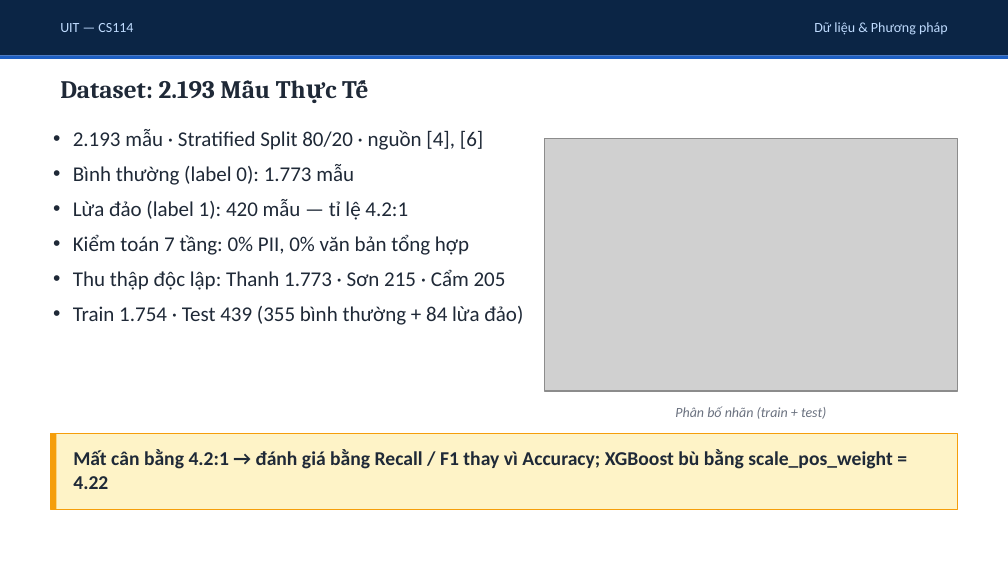
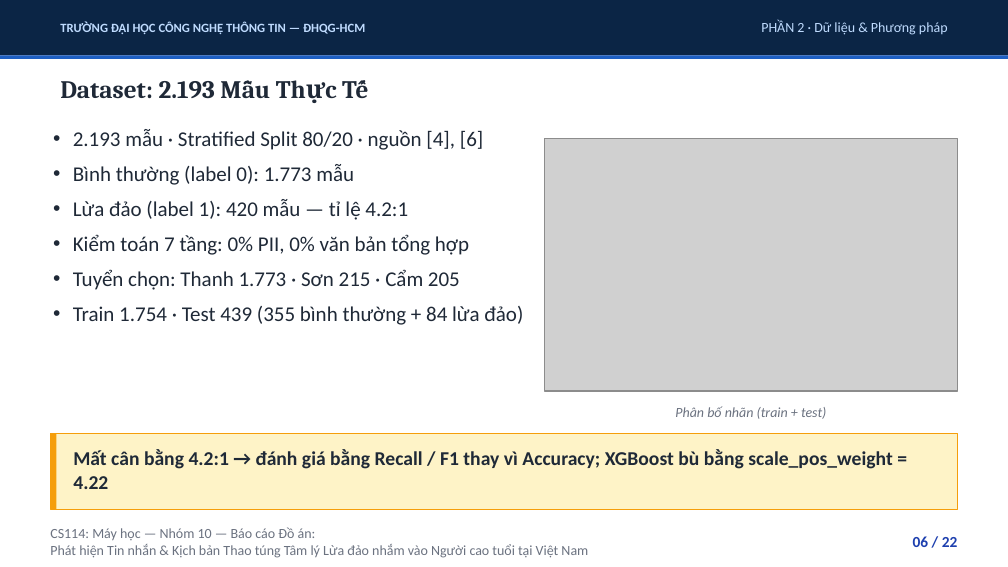
Before and after one commit to uit-25730067-chithanh/CS114-Team10-Elderly-Scam-Detection, a slide deck: slide 6 of draft/scam-detection/reports/slides/phase09_presentation.pptx (slide 5 before the commit). Drawn at 1008x567 pixels with LibreOffice and Linux fonts; fonts in the diff are those of the drawing; grey boxes stand for pictures. Boxes give left, top, right and bottom in pixels: in the first picture for what was removed or moved away, otherwise in the second. Text is boxed around its words. In the diff, an @@ line names an element or a change of style, - is before the commit and + after.

```diff
--- a/draft/scam-detection/reports/slides/phase09_presentation.pptx
+++ b/draft/scam-detection/reports/slides/phase09_presentation.pptx
@@ text at [60, 21, 365, 34]: text changed; size 10 to 9 pt; bold on @@
-UIT — CS114
+TRƯỜNG ĐẠI HỌC CÔNG NGHỆ THÔNG TIN — ĐHQG-HCM
@@ text at [761, 20, 948, 35]: text changed @@
-Dữ liệu & Phương pháp
+PHẦN 2 · Dữ liệu & Phương pháp
@@ text at [73, 269, 460, 290]: text changed @@
-• Thu thập độc lập: Thanh 1.773 · Sơn 215 · Cẩm 205
+• Tuyển chọn: Thanh 1.773 · Sơn 215 · Cẩm 205
@@ text added at [50, 527, 588, 558], 10 pt, text #6B7280 @@
+CS114: Máy học — Nhóm 10 — Báo cáo Đồ án:
+Phát hiện Tin nhắn & Kịch bản Thao túng Tâm lý Lừa đảo nhắm vào Người cao tuổi tại Việt Nam
@@ text added at [913, 536, 958, 547], 11 pt, text #1E40AF, bold @@
+06 / 22
```
Also in this commit, not shown: 17 other slides changed, 4 slides added, 2 slides removed, 2 other files.
